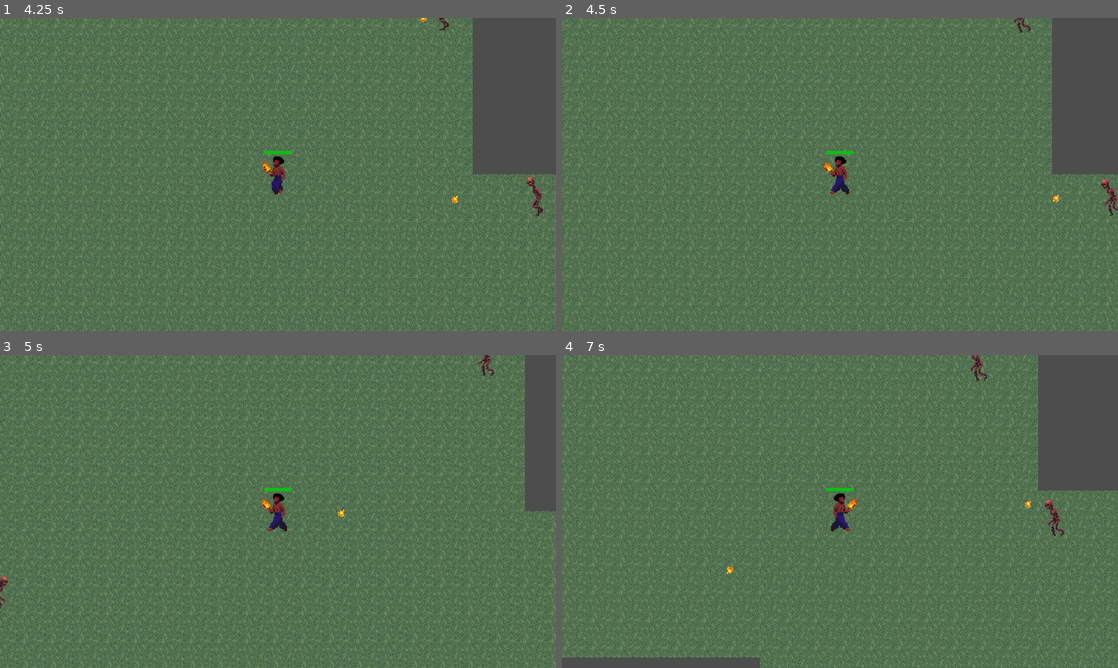
Above: before the commit, frames 1-4 (two rows, left to right).
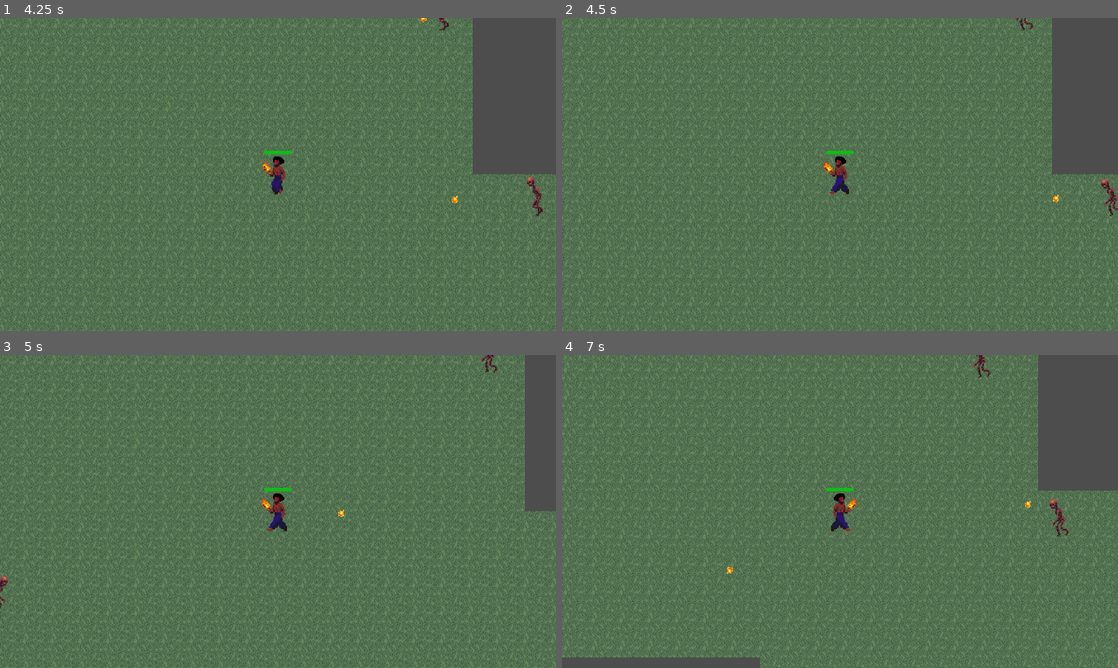
Above: after the commit, the same moments.

Repository: allanrrick/projeto-rogue
Game: Godot game, scene res://Scenes/scene.tscn
Same seed, same stepped clock (60 frames per second), same inputs: the game is played once before the commit and once after it.
Inputs:
- Up to frame 1 (4.25 s): hold D (right) 0.53-1.28 s; tap Shift (dash) every 0.75 s from 0.6 to 3.6 s; hold S (down) 1.28-2.03 s; hold D (right) 2.03-2.78 s; hold W (up) 2.78-3.53 s; hold A (left) from 3.53 s (still down)
- Up to frame 2 (4.5 s): keep holding A (left); tap Shift (dash) at 4.35 s
- Up to frame 3 (5 s): keep holding A (left)
- Up to frame 4 (7 s): release A (left) at 5.03 s; hold S (down) 5.03-5.78 s; tap Shift (dash) at 5.1, 5.85, 6.6 s; hold D (right) 5.78-6.53 s; hold W (up) from 6.53 s (still down)

Frame 1 is identical in both runs. In frame 2, less than 0.1% of the frame differs, in the area x 81-85%, y 0-5%; in frame 3, 0.1%; in frame 4, 0.4%, in the area x 73-92%, y 0-58%.

Commit message:
feat: Faz com que os inimigos sofram knockback ao levar dano

Diff:
--- a/Enemies/base_enemy.gd
+++ b/Enemies/base_enemy.gd
@@ -2,10 +2,14 @@
 extends CharacterBody2D
 
 @export var movement_speed: float = 20.0
+@export var hp = 10;
+@export var knockback_recovery = 3.5
+var knockback = Vector2.ZERO
+
+
 @onready var player: CharacterBody2D = get_tree().get_first_node_in_group("player")
 @onready var sprite: AnimatedSprite2D = $AnimatedSprite2D
 @onready var anim: AnimationPlayer = $AnimationPlayer
-@export var hp = 10;
 
 func _ready() -> void:
 	anim.play("wobble")
@@ -17,6 +21,11 @@
 
 func movement():
 	var direction: Vector2 = global_position.direction_to(player.global_position)
+	knockback = knockback.move_toward(Vector2.ZERO, knockback_recovery)
+
+	velocity = direction * movement_speed
+	velocity += knockback
+	move_and_slide()
 
 	if direction.x > 0:
 		sprite.flip_h = true;
@@ -28,12 +37,11 @@
 		sprite.play("walk");
 	else:
 		sprite.play("idle");
-	velocity = direction * movement_speed
-
-	move_and_slide()
 
 
-func _on_hurt_box_hurt(damage: Variant) -> void:
+
+func _on_hurt_box_hurt(damage: Variant, angle: Variant, knockback_strength: Variant) -> void:
 	hp -= damage;
+	knockback = angle * knockback_strength
 	if hp <= 0:
 		queue_free();
